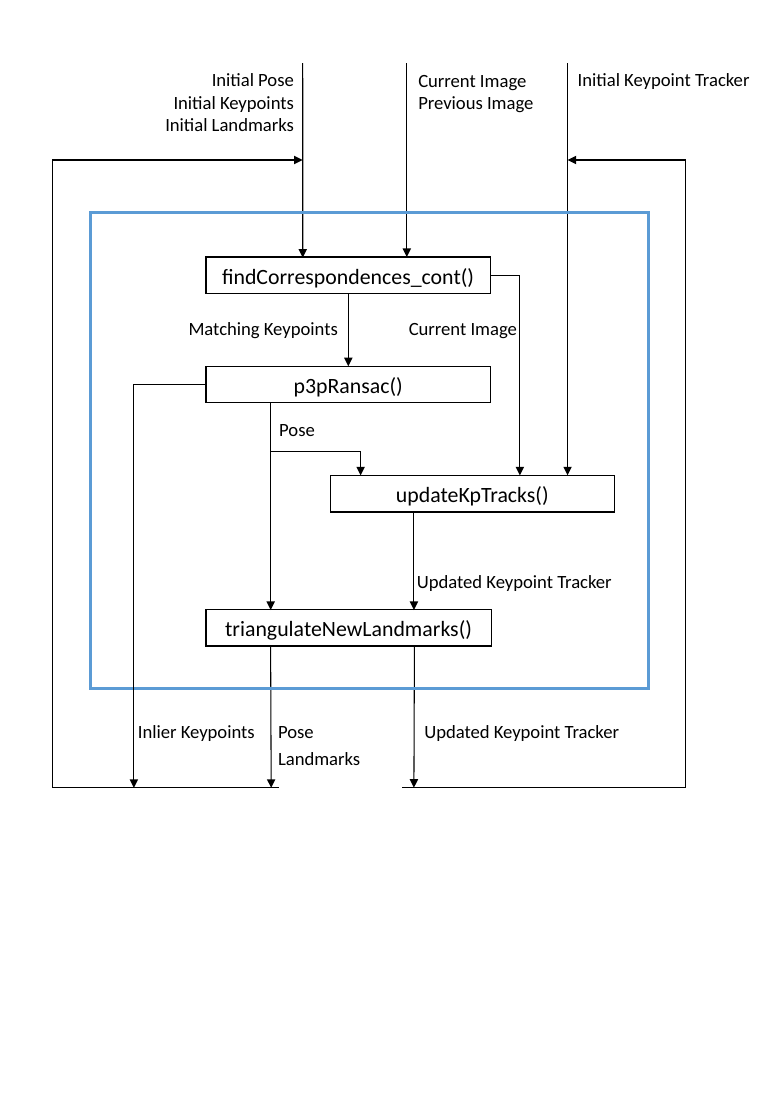
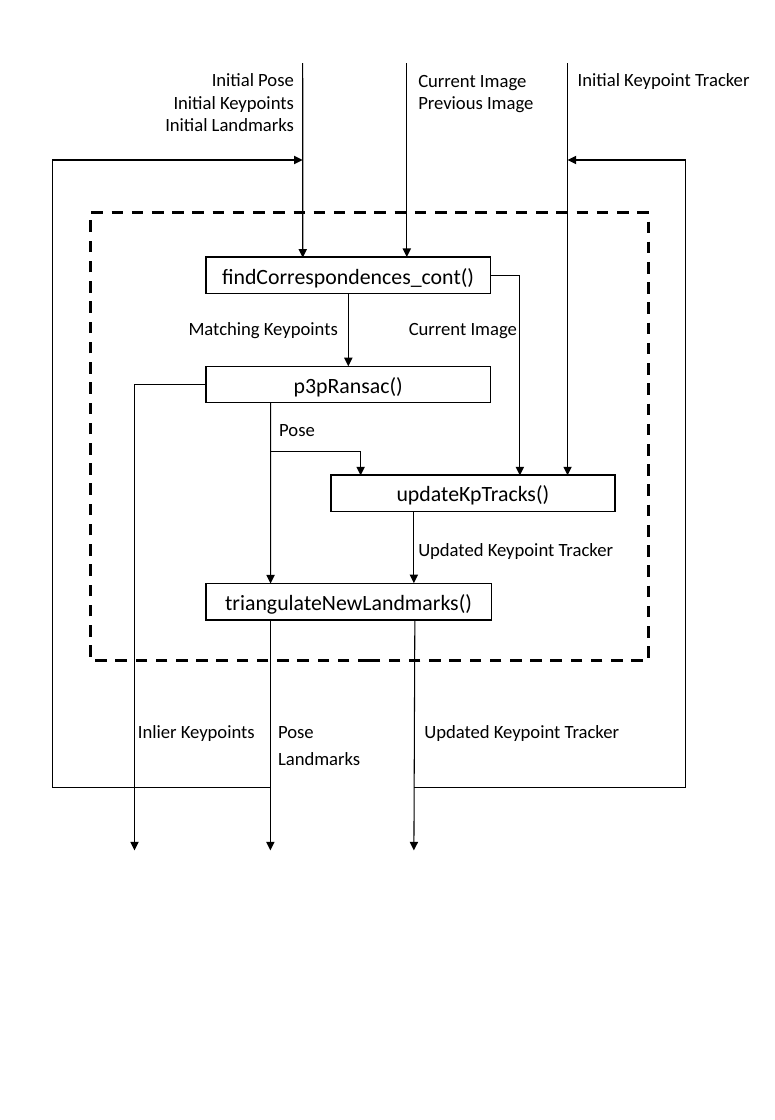
Before and after one commit to mvoellmy/vizbiz, a slide deck: slide 1 of latex/graphics/cont_chart.pptx. Drawn at 775x1120 pixels with LibreOffice and Linux fonts; fonts in the diff are those of the drawing. Boxes give left, top, right and bottom in pixels: in the first picture for what was removed or moved away, otherwise in the second. Text is boxed around its words. In the diff, an @@ line names an element or a change of style, - is before the commit and + after.

```diff
--- a/latex/graphics/cont_chart.pptx
+++ b/latex/graphics/cont_chart.pptx
@@ rectangle resized from (x1=90, y1=213, x2=649, y2=688) to (x1=90, y1=213, x2=649, y2=660) @@
@@ rectangle at (x1=90, y1=213, x2=649, y2=660): outline #5B9BD5 2 pt to #000000 2 pt dashed @@
@@ elbow arrow moved from (206, 384) - (134, 787) to (206, 384) - (134, 850) @@
@@ arrow moved from (271, 403) - (271, 610) to (271, 403) - (271, 583) @@
@@ text "Updated Keypoint Tracker" moved from (x1=417, y1=575, x2=611, y2=591) to (x1=418, y1=543, x2=613, y2=559) @@
@@ arrow moved from (414, 512) - (414, 610) to (414, 512) - (414, 583) @@
@@ rectangle "triangulateNewLandmarks()" moved from (x1=206, y1=610, x2=491, y2=646) to (x1=206, y1=584, x2=491, y2=620) @@
@@ arrow moved from (271, 646) - (271, 787) to (271, 620) - (271, 850) @@
@@ arrow moved from (414, 646) - (414, 787) to (414, 620) - (414, 850) @@
@@ line moved from (279, 787) - (52, 787) to (271, 787) - (52, 787) @@
@@ line moved from (685, 787) - (402, 787) to (685, 787) - (414, 787) @@
```
Also in this commit, not shown: 1 other file.
